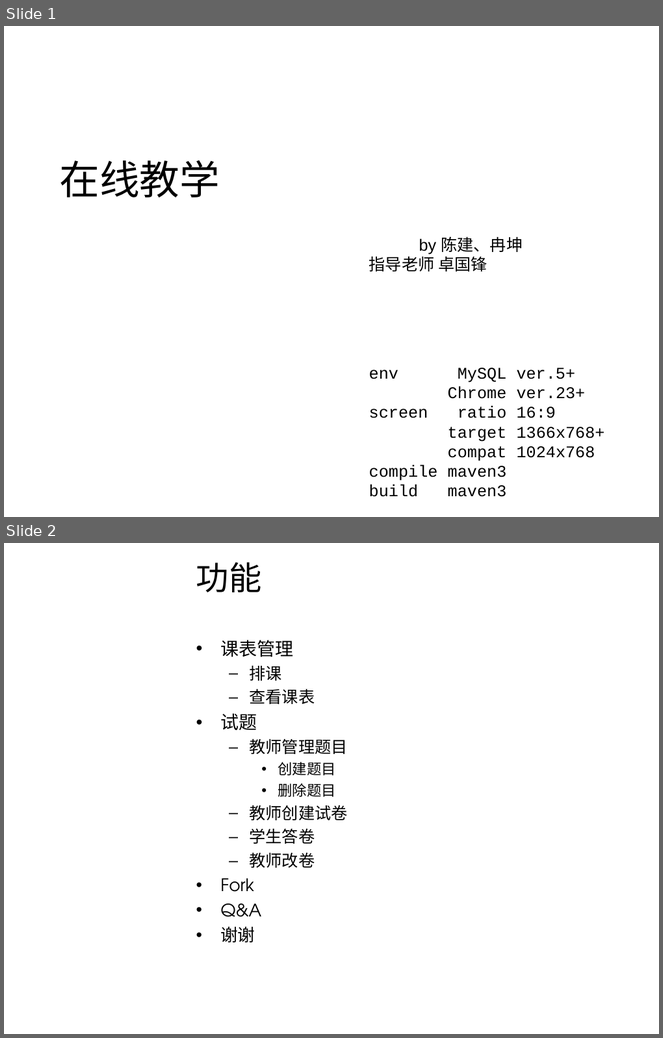
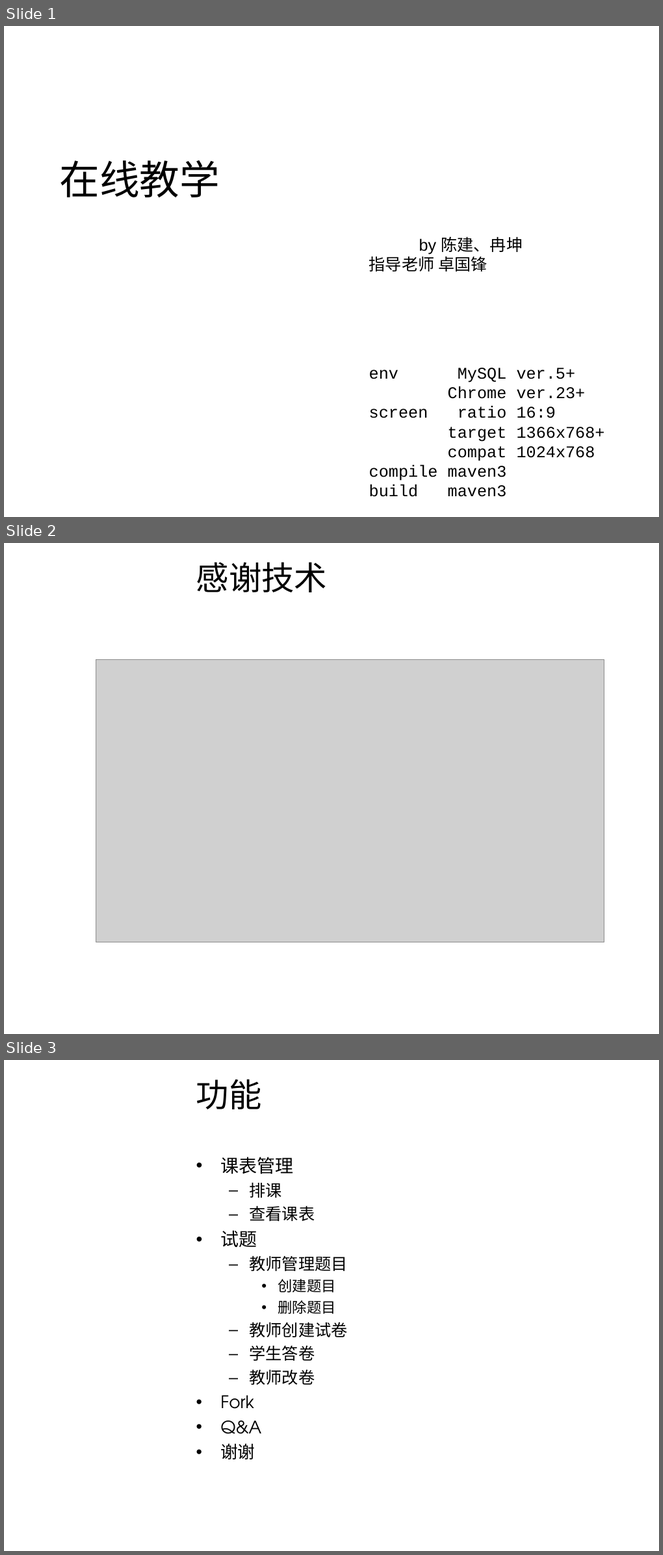
Before and after one commit to rankun203/OnlineTeach, a slide deck: docs/OnlineTeach_2013_09_23（合力用）.ppt. Shown one above the other, each under a label of ours: slides 1 and 2 before the commit, slides 1, 2 and 3 after it. The pictures are 663x1038 and 663x1555 pixels, drawn with LibreOffice and Linux fonts; fonts in the diff are those of the drawing; grey boxes stand for pictures; background and template pictures are left out. Boxes give left, top, right and bottom in pixels: in the first picture for what was removed or moved away, otherwise in the second. Text is boxed around its words. In the diff, an @@ line names an element or a change of style, - is before the commit and + after.

```diff
--- a/docs/OnlineTeach_2013_09_23（合力用）.ppt
+++ b/docs/OnlineTeach_2013_09_23（合力用）.ppt
@@ slide 2 added at bbox=[4, 543, 659, 1034], background picture (left out) @@
@@ title added at bbox=[196, 562, 328, 592], 36 pt, text #000000 @@
+感谢技术
@@ picture added at bbox=[96, 659, 605, 942] @@
@@ what was slide 2 is now slide 3 @@
```
Also in this commit, not shown: 1 other file.
